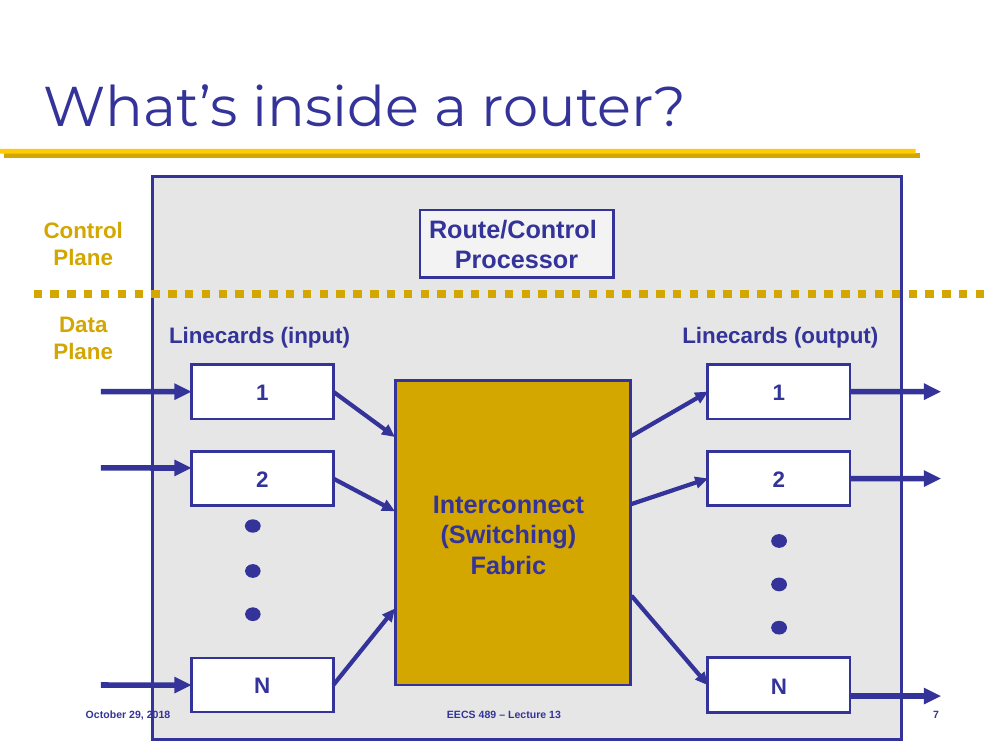
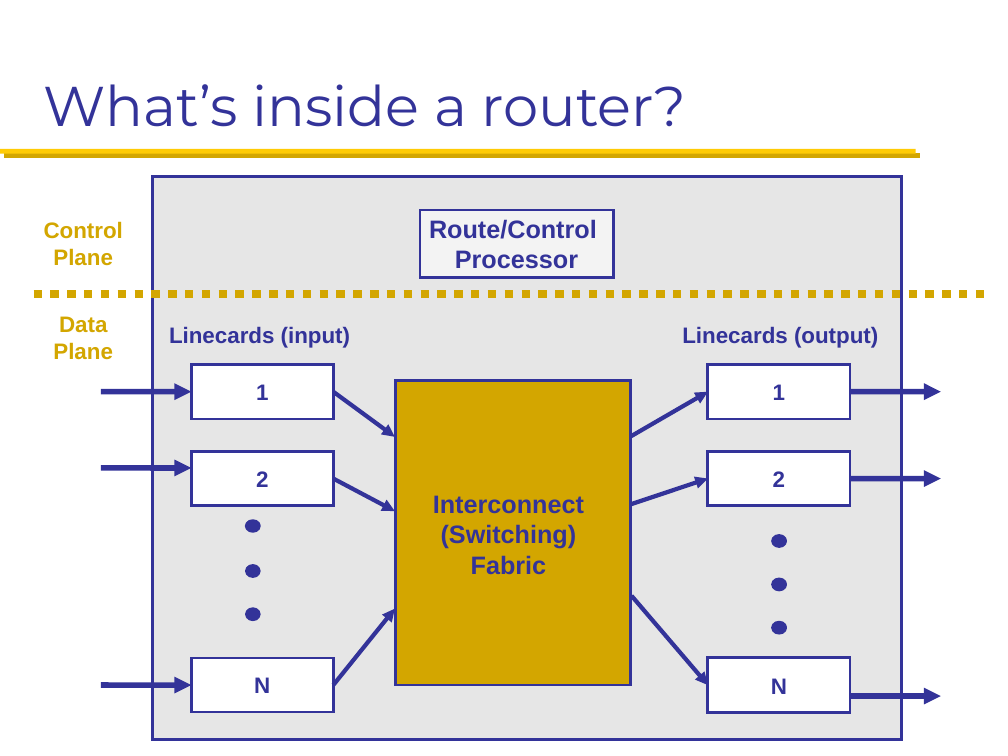
Before and after one commit to mosharaf/eecs489, a slide deck: slide 7 of Slides/102918.pptx. Drawn at 1008x756 pixels with LibreOffice and Linux fonts; fonts in the diff are those of the drawing. Boxes give left, top, right and bottom in pixels: in the first picture for what was removed or moved away, otherwise in the second. Text is boxed around its words. In the diff, an @@ line names an element or a change of style, - is before the commit and + after.

```diff
--- a/Slides/102918.pptx
+++ b/Slides/102918.pptx
@@ text removed at <box>86,710,170,721</box> @@
-October 29, 2018
@@ text removed at <box>447,710,561,718</box> @@
-EECS 489 – Lecture 13
@@ page number removed at <box>933,710,939,718</box> @@
-7
```
Also in this commit, not shown: 31 other slides changed, 1 other file.
